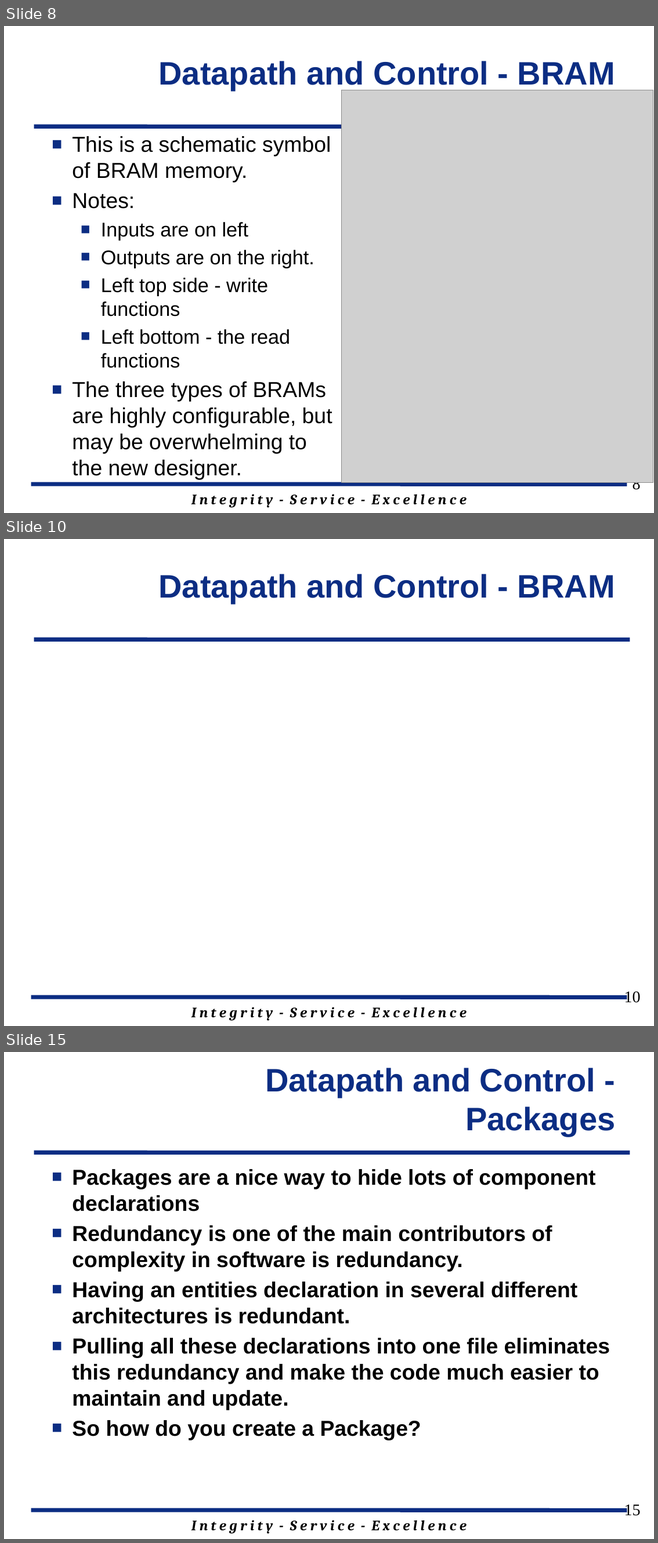
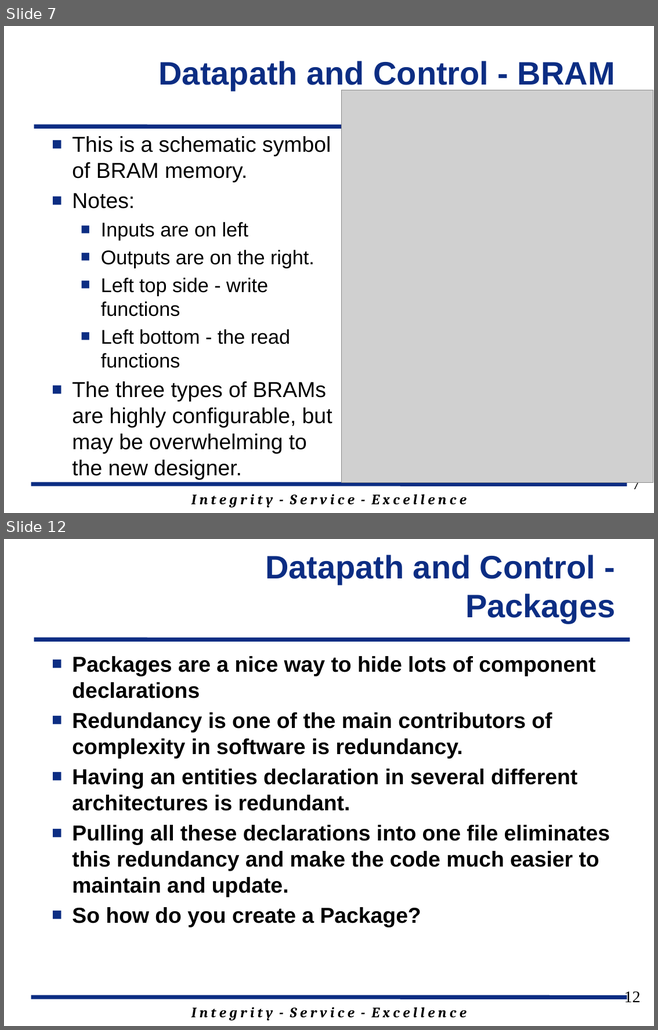
Before and after one commit to jfalkinburg/ECE383_web, a slide deck: lecture/slides/ECE_383_Lec12.pptx. Shown one above the other, each under a label of ours: slides 8, 10 and 15 before the commit, slides 7 and 12 after it; the slides between them are not shown. The pictures are 658x1543 and 658x1030 pixels, drawn with LibreOffice and Linux fonts; fonts in the diff are those of the drawing; grey boxes stand for pictures; background and template pictures are left out. Boxes give left, top, right and bottom in pixels: in the first picture for what was removed or moved away, otherwise in the second. Text is boxed around its words. In the diff, an @@ line names an element or a change of style, - is before the commit and + after.

```diff
--- a/lecture/slides/ECE_383_Lec12.pptx
+++ b/lecture/slides/ECE_383_Lec12.pptx
@@ slide 10 removed at [4,539,654,1026], background #FFFFFF; not listed: 3 template elements that a slide beside it also shows @@
@@ title removed at [159,574,615,603] @@
-Datapath and Control - BRAM
@@ page number removed at [624,991,640,1003] @@
-10
@@ what was slide 8 is now slide 7 @@
@@ page number at [632,477,640,489]: text changed @@
-8
+7
@@ what was slide 15 is now slide 12 @@
@@ page number at [624,991,640,1002]: text changed @@
-15
+12
```
Also in this commit, not shown: 11 slides changed, 1 slide added, 3 other slides removed, 9 other files.
